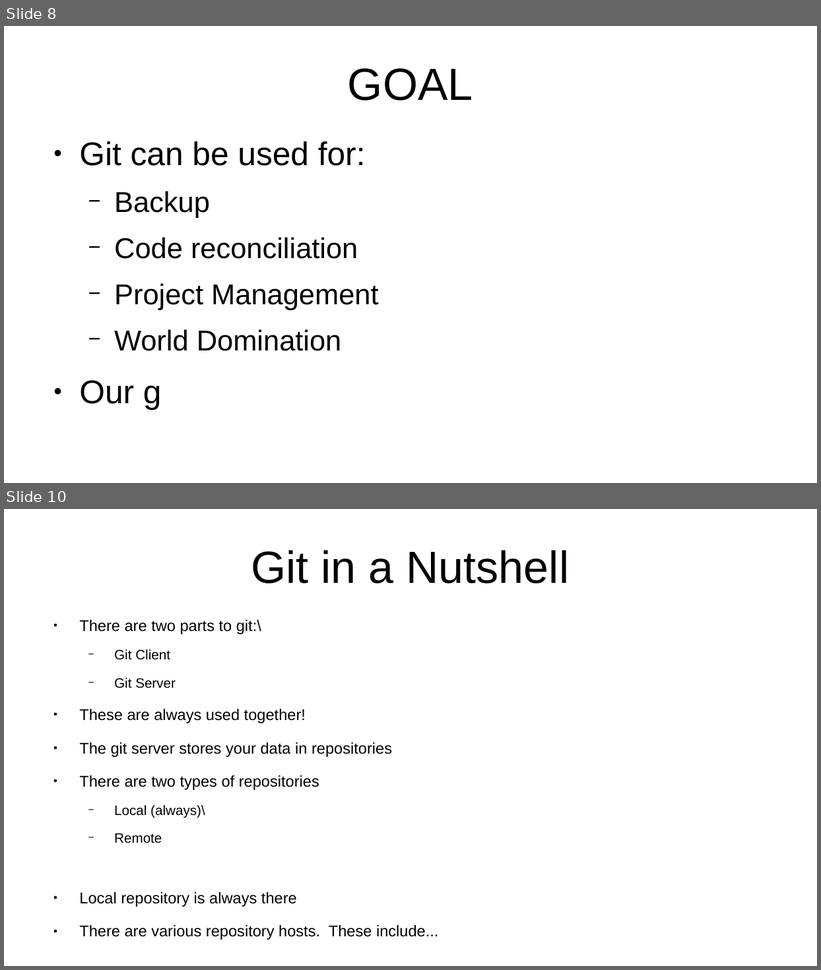
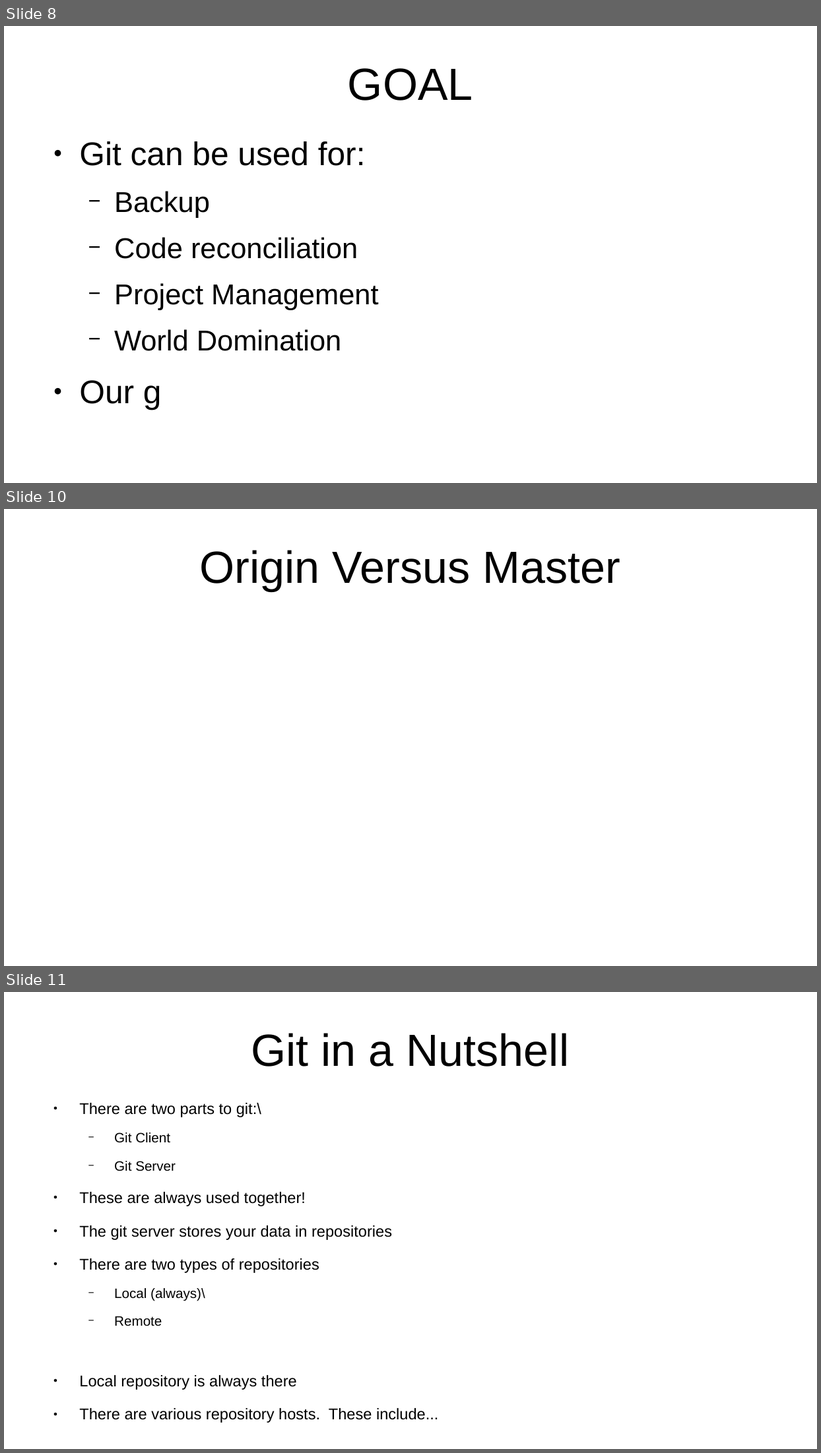
Before and after one commit to flintiii/TenStatementGit, a slide deck: vm_workshop_presentation.odp. Shown one above the other, each under a label of ours: slides 8 and 10 before the commit, slides 8, 10 and 11 after it; the slides between them are not shown. The pictures are 821x970 and 821x1453 pixels, drawn with LibreOffice and Linux fonts; fonts in the diff are those of the drawing. Boxes give left, top, right and bottom in pixels: in the first picture for what was removed or moved away, otherwise in the second. Text is boxed around its words. In the diff, an @@ line names an element or a change of style, - is before the commit and + after.

```diff
--- a/vm_workshop_presentation.odp
+++ b/vm_workshop_presentation.odp
@@ slide 10 added at (4, 509, 817, 966), background #FFFFFF @@
@@ title added at (200, 550, 621, 591), 44 pt, text #000000 @@
+Origin Versus Master
@@ what was slide 10 is now slide 11 @@
```
Also in this commit, not shown: 1 slide changed, 1 other slide added, 1 slide removed.
